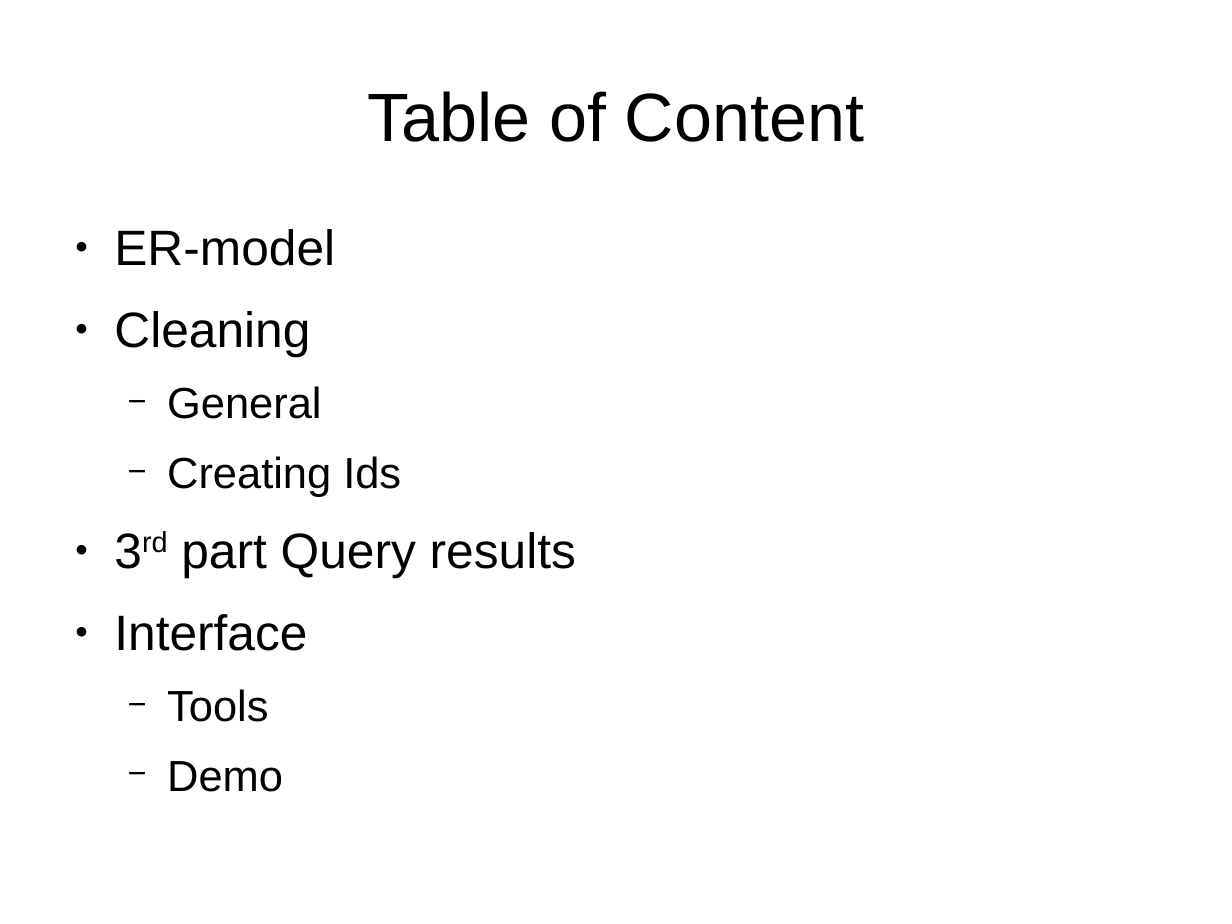
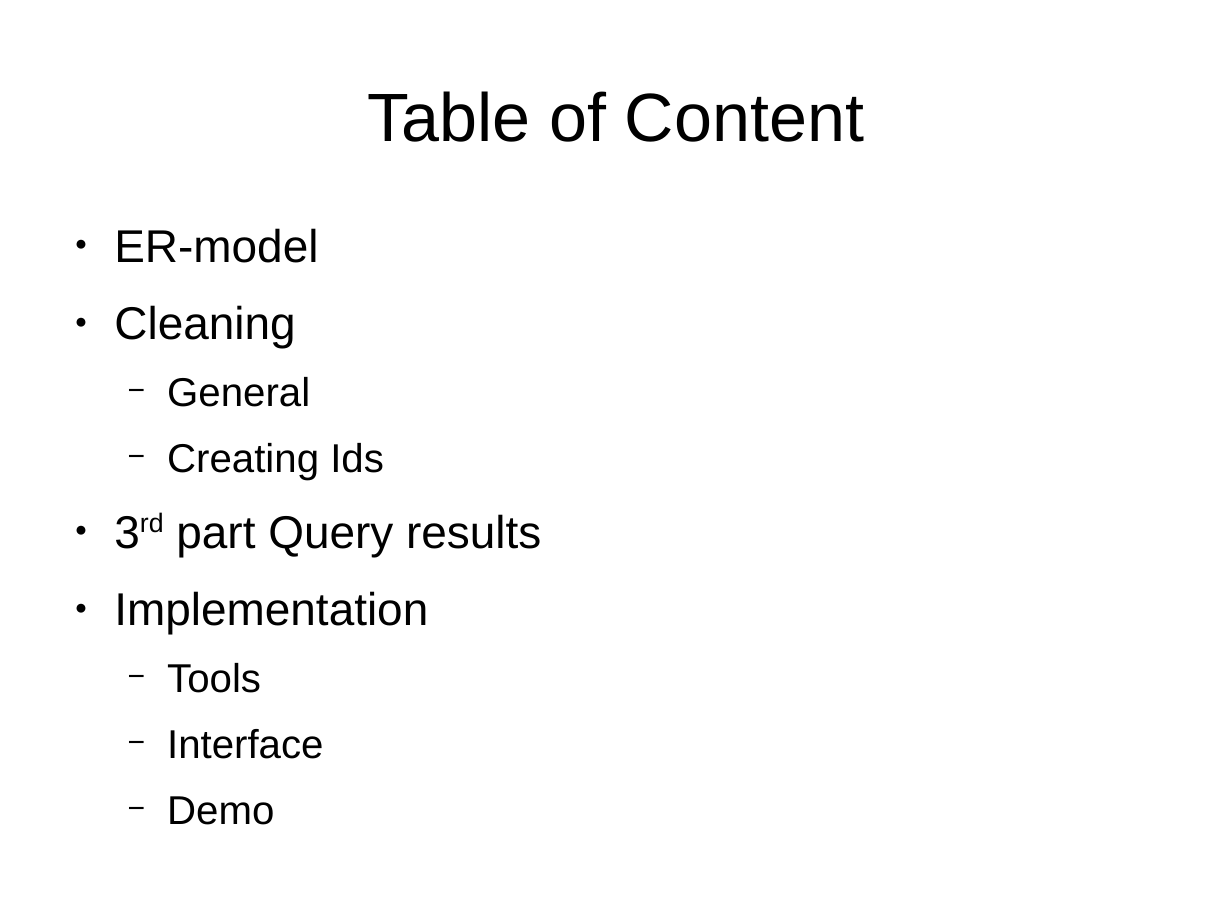
Before and after one commit to Moodoo245/Database-Project, a slide deck: slide 2 of presentation.odp. Drawn at 1232x924 pixels with LibreOffice and Linux fonts; fonts in the diff are those of the drawing. Boxes give left, top, right and bottom in pixels: in the first picture for what was removed or moved away, otherwise in the second. Text is boxed around its words. In the diff, an @@ line names an element or a change of style, - is before the commit and + after.

Commit message:
import queries and add implementation part in presentation

```diff
--- a/presentation.odp
+++ b/presentation.odp
@@ text at [114,228,541,825]: size 32 to 29.6 pt in "ER-model", "Cleaning", "3rd part Query results"; size 28 to 25.9 pt in "General", "Creating Ids", "Demo"; size 32 to 25.9 pt in "Interface"; bullet ● to −; list level 1 to 2 in "Interface" @@
@@ text at [114,591,428,693]: paragraphs added @@
+● Implementation
+  − Tools
@@ text at [167,689,268,722]: paragraph removed @@
-  − Tools
```
Also in this commit, not shown: 1 other slide changed, 2 slides added, 2 slides removed, 3 other files.
